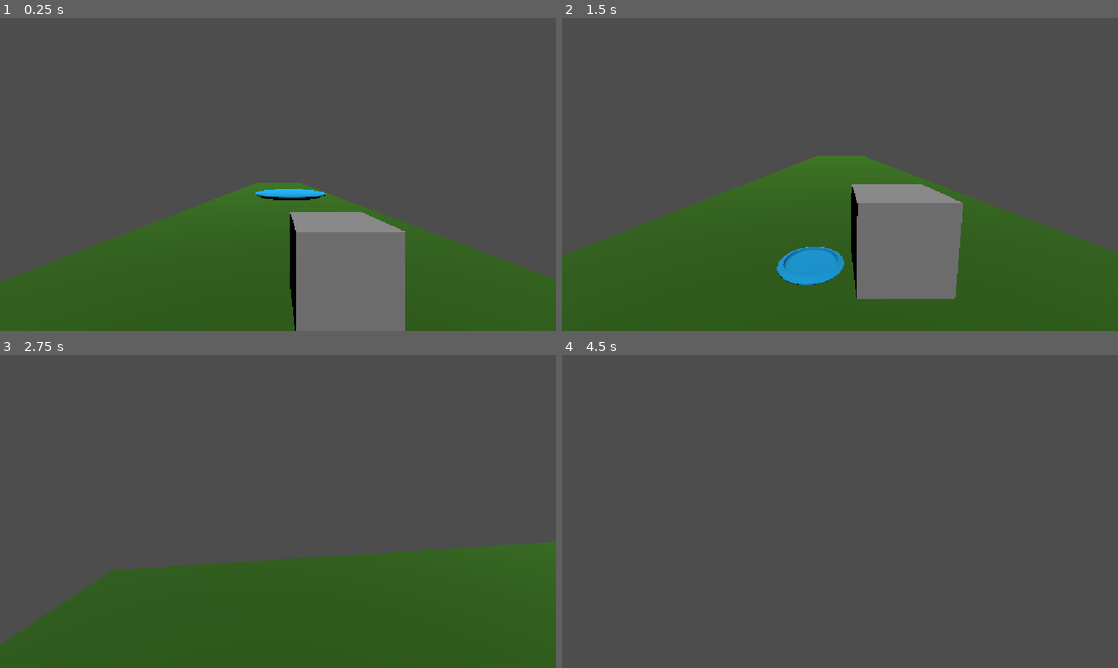
Above: before the commit, frames 1-4 (two rows, left to right).
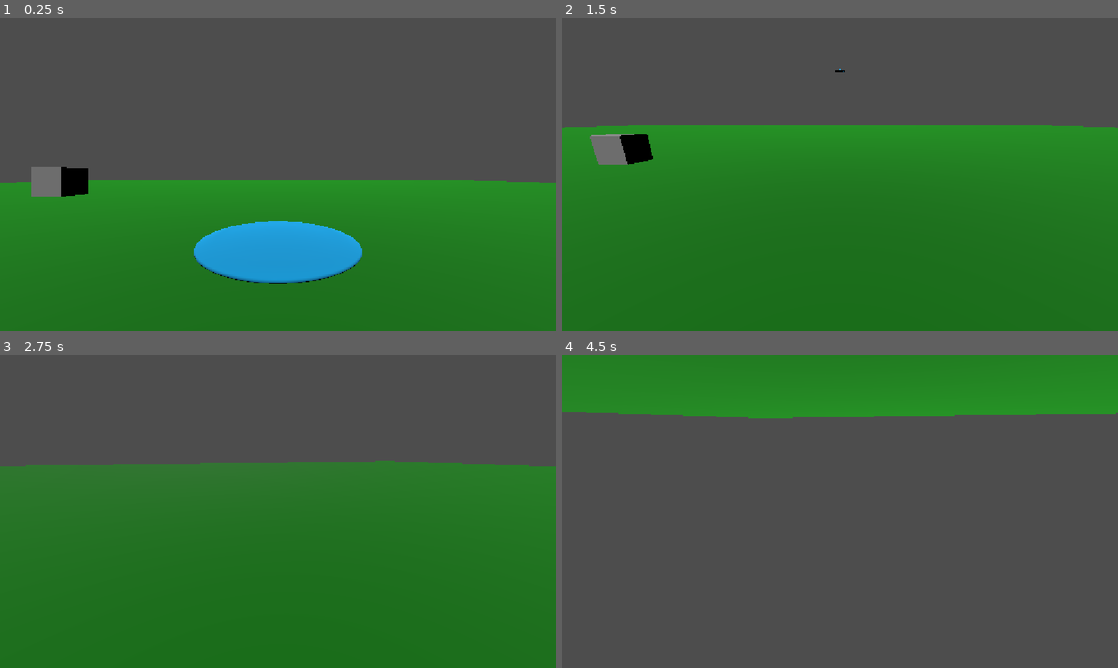
Above: after the commit, the same moments.

Repository: PastarDev/godot-disc-golf
Game: Godot game, scene res://main.tscn
Same seed, same stepped clock (60 frames per second), same inputs: the game is played once before the commit and once after it.
Inputs:
- Up to frame 1 (0.25 s): no input
- Up to frame 2 (1.5 s): hold Space (throw_disc, bound only after the commit) 0.53-1.28 s; tap S (cam_down) at 1.35 s
- Up to frame 3 (2.75 s): tap Space (throw_disc, bound only after the commit) at 1.55, 2.3 s; tap Enter at 2 s; hold A (cam_left) from 2.03 s (still down)
- Up to frame 4 (4.5 s): release A (cam_left) at 2.78 s; tap D (cam_right) at 2.85 s; tap Space (throw_disc, bound only after the commit) at 3.05, 3.5, 3.8, 4.35 s; hold W (cam_up) 3.53-4.28 s

The runs differ from the first frame. In frame 1, 27% of the frame differs, in the area x 0-100%, y 47-100%; in frame 2, 34%, in the area x 0-100%, y 16-90%; in frame 3, 33%; in frame 4, 19%.

Commit message:
added spacebar throw
teehee space :3

Diff:
--- a/camera.gd
+++ b/camera.gd
@@ -1,6 +1,6 @@
 extends Camera3D
 
-var rotation_speed: float = 2.0
+var rotation_speed: float = 4.0
 @export var camera: Node3D
 
 func _process(delta: float) -> void:
--- /dev/null
+++ b/discForceStop.gd
@@ -0,0 +1,25 @@
+extends RigidBody3D
+
+func _ready() -> void:
+
+	gravity_scale = 0.0
+
+	global_position = Vector3 (0, 1.2, 3)
+
+	constant_force = Vector3 (0, 0, 0)
+
+
+func _process(delta: float) -> void:
+
+	if Input.is_action_pressed("throw_disc"):
+
+		gravity_scale = 1
+
+		constant_force = Vector3 (0, 50, -100)
+
+		await get_tree().create_timer(0.2).timeout
+
+		constant_force = Vector3 (0, 0, 0)
+
+	if global_position.y <= 0.1:
+		linear_velocity = Vector3.ZERO
--- a/main.tscn
+++ b/main.tscn
@@ -2,6 +2,7 @@
 
 [ext_resource type="PackedScene" uid="uid://dpfbkytjwr41u" path="res://player.tscn" id="1_0xm2m"]
 [ext_resource type="PackedScene" uid="uid://mrlaexqa04jm" path="res://map1.tscn" id="2_h2yge"]
+[ext_resource type="Script" uid="uid://bor2n5gdhq4gl" path="res://discForceStop.gd" id="3_1bvp3"]
 [ext_resource type="PackedScene" uid="uid://bard14qbs6c1e" path="res://SampleDisc.tscn" id="3_h2yge"]
 
 [sub_resource type="BoxMesh" id="BoxMesh_jsssl"]
@@ -11,24 +12,23 @@
 [node name="main" type="Node3D" unique_id=1902930073]
 
 [node name="player" parent="." unique_id=815929019 instance=ExtResource("1_0xm2m")]
-transform = Transform3D(1, 0, 0, 0, 1, 0, 0, 0, 1, -0.14208627, 0, 3.940337)
-
-[node name="ground" parent="." unique_id=53059265 instance=ExtResource("2_h2yge")]
-transform = Transform3D(4, 0, 0, 0, 1, 0, 0, 0, 20, -0.09277654, 0, -13.831416)
+transform = Transform3D(1, 0, 0, 0, 1, 0, 0, 0, 1, 0, 0, 4.200166)
 
 [node name="MainSun" type="DirectionalLight3D" parent="." unique_id=69877582]
 transform = Transform3D(1, 0, 0, 0, 0.5210079, 0.85355186, 0, -0.85355186, 0.5210079, 0, 37.1981, 9.467678)
 
 [node name="RigidBody3D" type="RigidBody3D" parent="." unique_id=1355291258]
-transform = Transform3D(1, 0, 0, 0, 1, 0, 0, 0, 1, -0.062057674, 0, 0)
+transform = Transform3D(1, 0, 0, 0, 1, 0, 0, 0, 1, -7.8088427, 1.5565076, -3.2615728)
 
 [node name="TestBox" type="MeshInstance3D" parent="RigidBody3D" unique_id=1804311398]
-transform = Transform3D(1, 0, 0, 0, 1, 0, 0, 0, 1, 0.5869919, 0.60817015, 1.4611945)
 mesh = SubResource("BoxMesh_jsssl")
 
 [node name="CollisionShape3D" type="CollisionShape3D" parent="RigidBody3D" unique_id=700694690]
-transform = Transform3D(1, 0, 0, 0, 1, 0, 0, 0, 1, 0.5869919, 0.6081699, 1.4611945)
 shape = SubResource("BoxShape3D_jsssl")
 
 [node name="Disc" parent="." unique_id=1960621020 instance=ExtResource("3_h2yge")]
-transform = Transform3D(1, 0, 0, 0, 1, 0, 0, 0, 1, 0, 1.6155308, 1.3979275)
+transform = Transform3D(1.0000001, 0, 0, 0, 1.0000001, 0, 0, 0, 1, 0, 1.2, 3)
+constant_force = Vector3(0, 7, -5)
+script = ExtResource("3_1bvp3")
+
+[node name="MeshInstance3D" parent="." unique_id=1092041770 instance=ExtResource("2_h2yge")]
--- a/map1.tscn
+++ b/map1.tscn
@@ -1,22 +1,21 @@
 [gd_scene format=3 uid="uid://mrlaexqa04jm"]
 
-[sub_resource type="StandardMaterial3D" id="StandardMaterial3D_cf5bg"]
-albedo_color = Color(0.15305373, 0.3560721, 1.4439226e-07, 1)
+[sub_resource type="PlaneMesh" id="PlaneMesh_b2qx6"]
+size = Vector2(100, 100)
 
-[sub_resource type="PlaneMesh" id="PlaneMesh_jsssl"]
-material = SubResource("StandardMaterial3D_cf5bg")
+[sub_resource type="StandardMaterial3D" id="StandardMaterial3D_0sjvc"]
+vertex_color_use_as_albedo = true
+albedo_color = Color(0, 0.4448345, 2.8878452e-07, 1)
 
-[sub_resource type="BoxShape3D" id="BoxShape3D_jsssl"]
-size = Vector3(1, 0.01, 2)
+[sub_resource type="BoxShape3D" id="BoxShape3D_yu668"]
+size = Vector3(100, 1, 100)
 
-[node name="ground" type="MeshInstance3D" unique_id=53059265]
-transform = Transform3D(1, 0, 0, 0, 1, 0, 0, 0, 4, 0, 0, 0)
-mesh = SubResource("PlaneMesh_jsssl")
+[node name="MeshInstance3D" type="MeshInstance3D" unique_id=1092041770]
+mesh = SubResource("PlaneMesh_b2qx6")
+surface_material_override/0 = SubResource("StandardMaterial3D_0sjvc")
 
-[node name="StaticBody3D" type="StaticBody3D" parent="." unique_id=157751776]
-disable_mode = 1
+[node name="StaticBody3D" type="StaticBody3D" parent="." unique_id=1919203523]
 
-[node name="CollisionShape3D" type="CollisionShape3D" parent="StaticBody3D" unique_id=2070595673]
-transform = Transform3D(2.0005279, 0, 0, 0, 0.99999994, 0, 0, 0, 0.9999999, 0, 0, 0)
-shape = SubResource("BoxShape3D_jsssl")
-debug_fill = false
+[node name="CollisionShape3D" type="CollisionShape3D" parent="StaticBody3D" unique_id=2031056549]
+transform = Transform3D(1, 0, 0, 0, 1, 0, 0, 0, 1, 0, -0.48766413, 0)
+shape = SubResource("BoxShape3D_yu668")
--- a/project.godot
+++ b/project.godot
@@ -42,6 +42,11 @@
 "events": [Object(InputEventKey,"resource_local_to_scene":false,"resource_name":"","device":16,"window_id":0,"alt_press …(190 unchanged characters)…
 ]
 }
+throw_disc={
+"deadzone": 0.2,
+"events": [Object(InputEventKey,"resource_local_to_scene":false,"resource_name":"","device":16,"window_id":0,"alt_pressed":false,"shift_pressed":false,"ctrl_pressed":false,"meta_pressed":false,"pressed":false,"keycode":0,"physical_keycode":32,"key_label":0,"unicode":0,"location":0,"echo":false,"script":null)
+]
+}
 
 [physics]
 
--- a/test.tscn
+++ b/test.tscn
@@ -1,6 +1,8 @@
 [gd_scene format=3 uid="uid://dx4lngd0it33l"]
 
 [sub_resource type="PlaneMesh" id="PlaneMesh_jsssl"]
+
+[sub_resource type="PhysicsMaterial" id="PhysicsMaterial_jsssl"]
 
 [sub_resource type="BoxMesh" id="BoxMesh_jsssl"]
 
@@ -15,13 +17,15 @@
 [node name="CollisionShape3D" type="CollisionShape3D" parent="MeshInstance3D" unique_id=504146510]
 
 [node name="RigidBody3D" type="RigidBody3D" parent="." unique_id=229194185]
+transform = Transform3D(1, 0, 0, 0, 1, 0, 0, 0, 1, 0, 0.4647975, 0)
+physics_material_override = SubResource("PhysicsMaterial_jsssl")
 
 [node name="MeshInstance3D2" type="MeshInstance3D" parent="RigidBody3D" unique_id=937464332]
-transform = Transform3D(0.56960374, 0, 0, 0, 0.5295501, 0, 0, 0, 0.6457443, 1.126764, 0.3984189, 0)
+transform = Transform3D(1, 0, 0, 0, 1, 0, 0, 0, 1, 1.126764, 0.3984189, 0)
 mesh = SubResource("BoxMesh_jsssl")
 
 [node name="CollisionShape3D" type="CollisionShape3D" parent="RigidBody3D" unique_id=459229941]
-transform = Transform3D(0.5755583, 0, 0, 0, 0.5056993, 0, 0, 0, 0.640735, 1.1276793, 0.41623187, 0)
+transform = Transform3D(1, 0, 0, 0, 1, 0, 0, 0, 1, 1.1276793, 0.41623187, 0)
 shape = SubResource("BoxShape3D_jsssl")
 
 [node name="Camera3D" type="Camera3D" parent="." unique_id=1784286758]
Not shown, added: discForceStop.gd.uid
